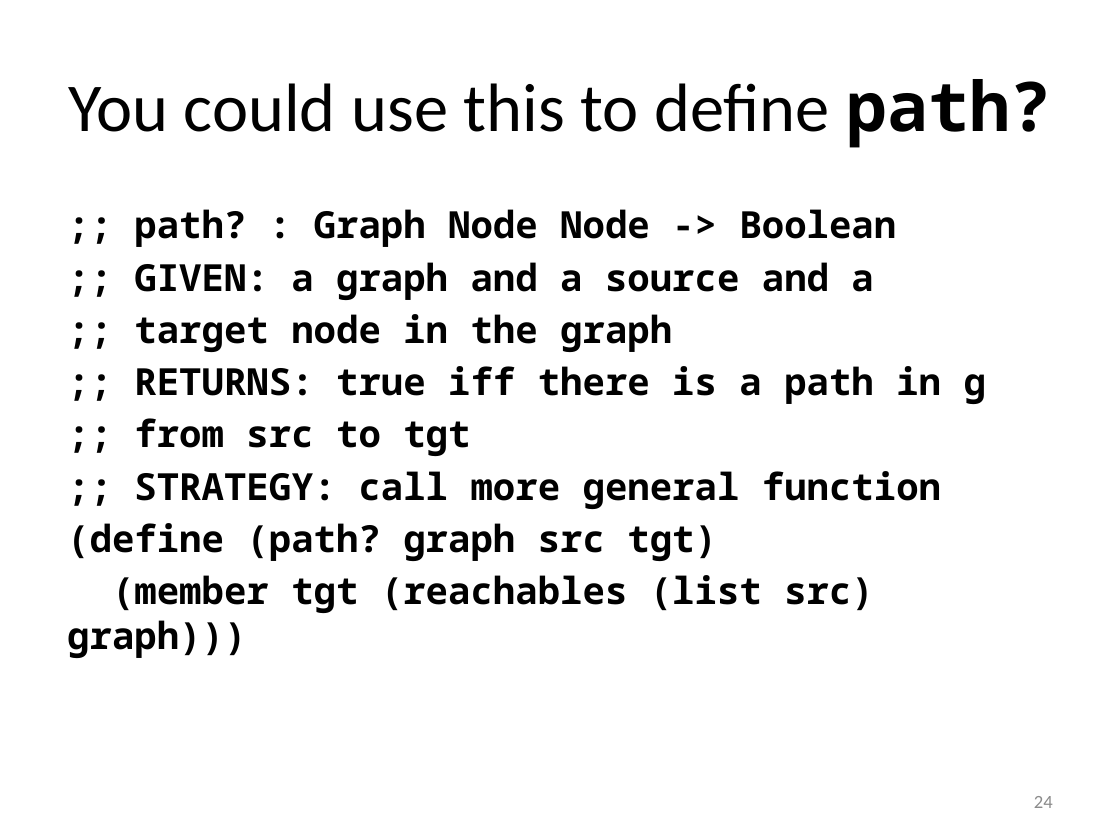
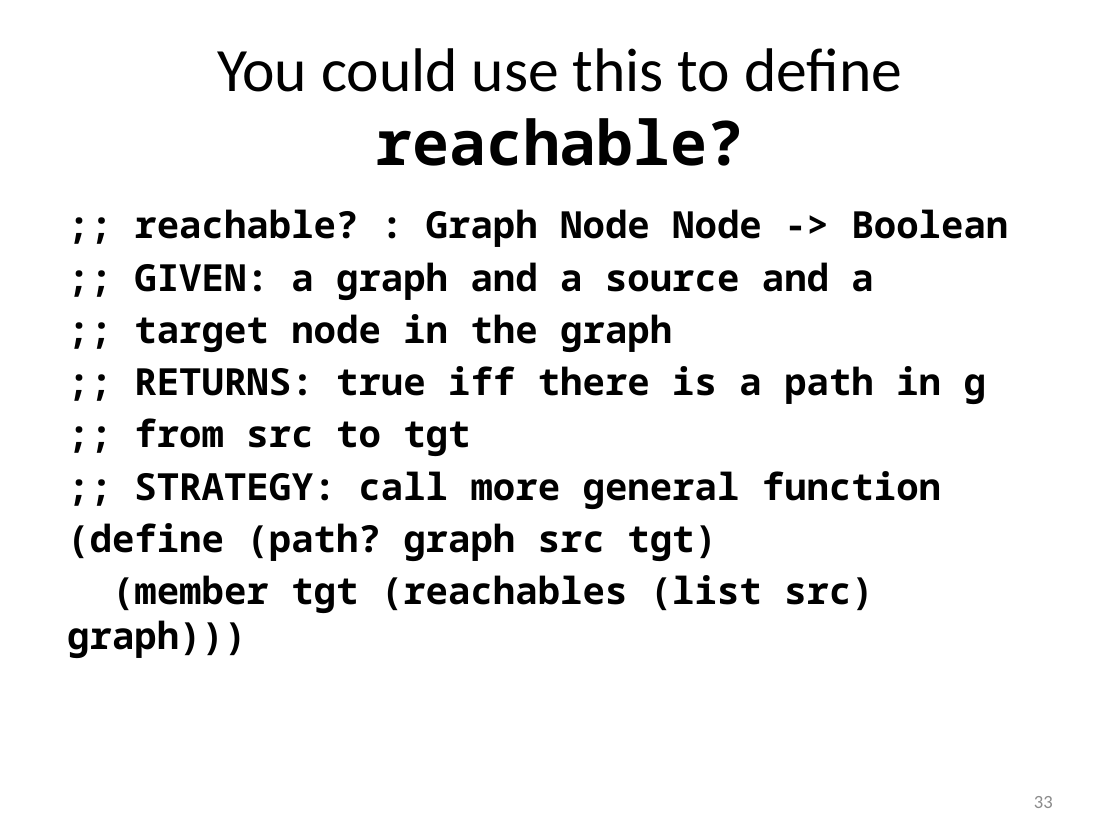
Before and after one commit to mwand/cs5010f16, a slide deck: slide 33 of Slides/Lesson 8.5 Searching in a Graph.pptx (slide 24 before the commit). Drawn at 1120x840 pixels with LibreOffice and Linux fonts; fonts in the diff are those of the drawing. Boxes give left, top, right and bottom in pixels: in the first picture for what was removed or moved away, otherwise in the second. Text is boxed around its words. In the diff, an @@ line names an element or a change of style, - is before the commit and + after.

```diff
--- a/Slides/Lesson 8.5 Searching in a Graph.pptx
+++ b/Slides/Lesson 8.5 Searching in a Graph.pptx
@@ title at (217, 48, 902, 166): text changed; size 44 to 39.6 pt @@
-You could use this to define path?
+You could use this to define reachable?
@@ text at (134, 209, 1008, 247): text changed @@
-;; path? : Graph Node Node -> Boolean
+;; reachable? : Graph Node Node -> Boolean
@@ page number at (1034, 796, 1053, 808): text changed @@
-24
+33
```
Also in this commit, not shown: 11 other slides changed, 10 slides added, 1 slide removed, 2 other files.
